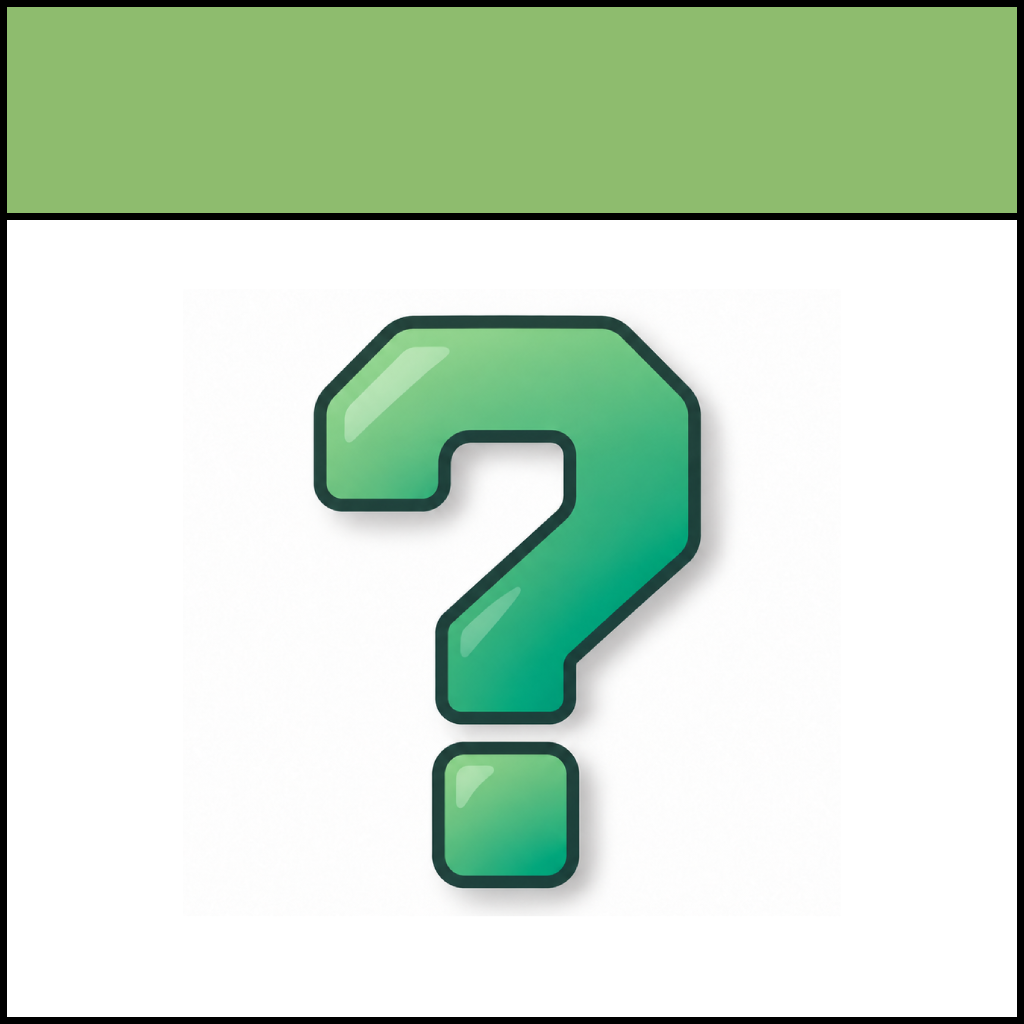
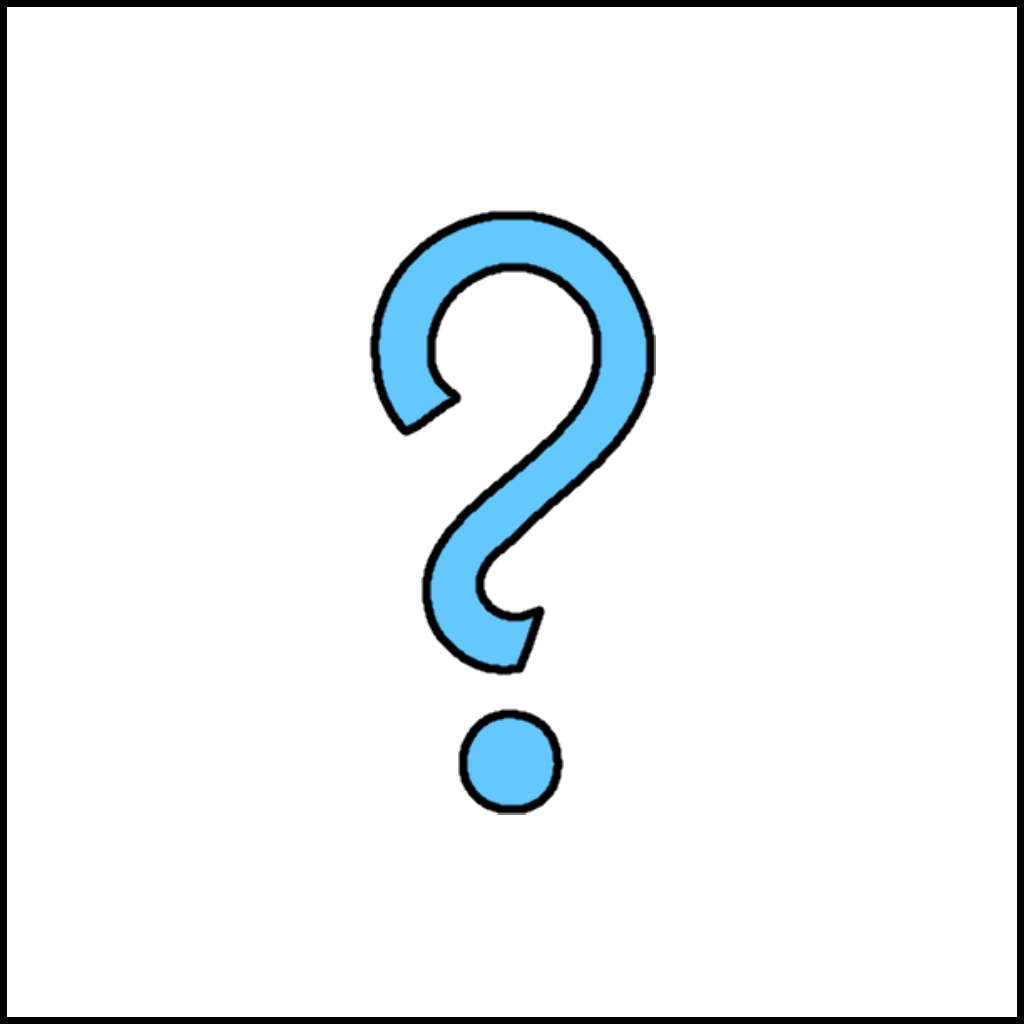
Before/after of a 1024x1024 layered artwork. What changed in the layer stack:
removed layer "Calque 1" over [7, 7, 1017, 220]
renamed "GPT image-2026-11-04-18-18-04" to "NicePng_monopoly-png_2275151", painted on it over [183, 210, 841, 917]
